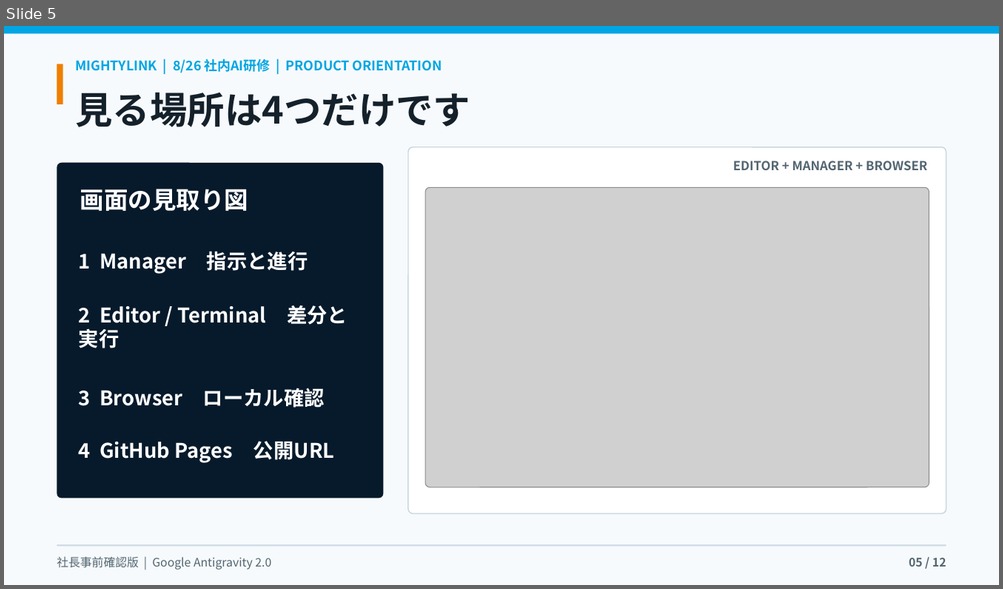
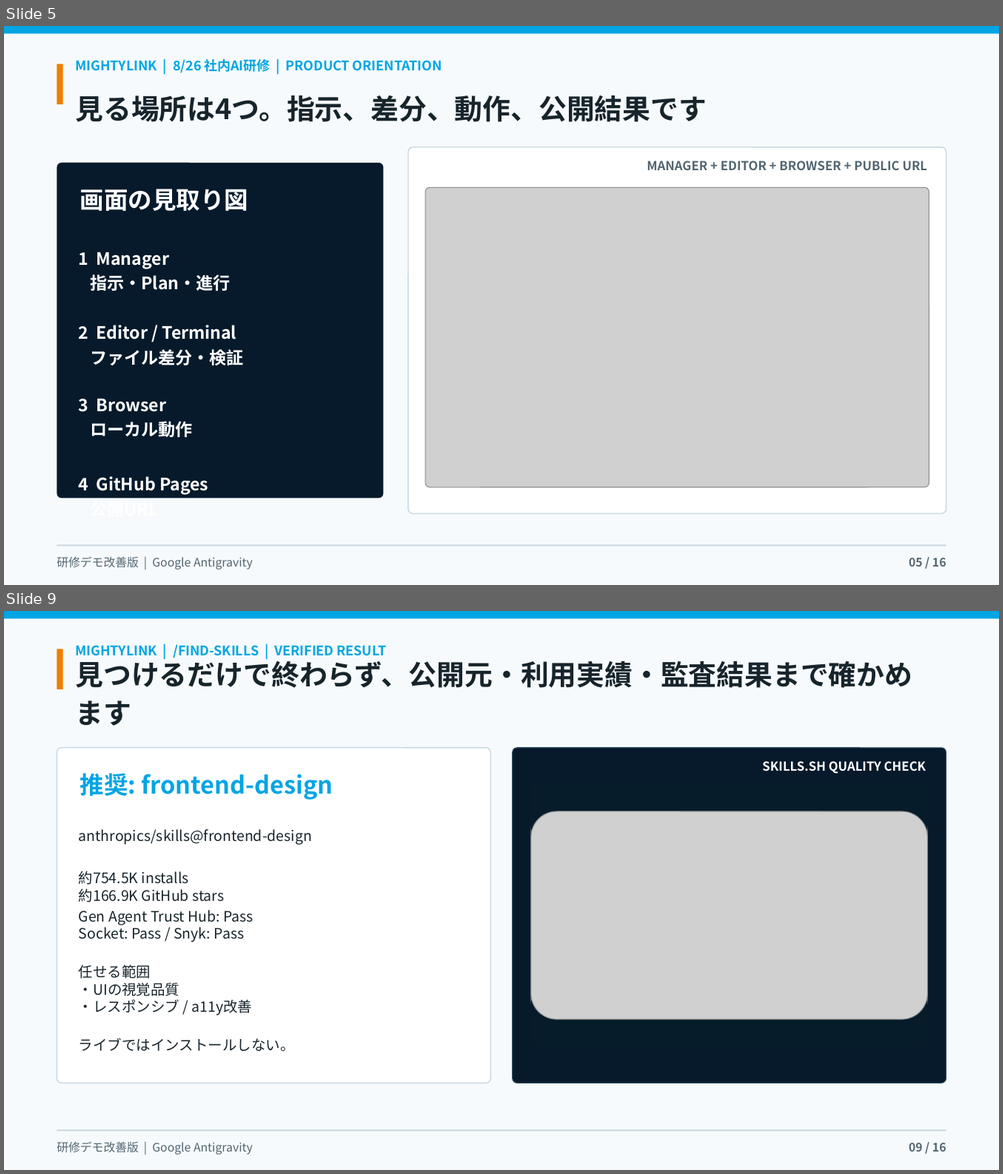
Before and after one commit to kanta13jp1/mighty-link-ai-connect, a slide deck: exports/mighty_skill_bridge_antigravity_user_guide_2026.pptx. Shown one above the other, each under a label of ours: slide 5 before the commit, slides 5 and 9 after it; the slides between them are not shown. The pictures are 1003x589 and 1003x1174 pixels, drawn with LibreOffice and Linux fonts; fonts in the diff are those of the drawing; grey boxes stand for pictures; background and template pictures are left out. Boxes give left, top, right and bottom in pixels: in the first picture for what was removed or moved away, otherwise in the second. Text is boxed around its words. In the diff, an @@ line names an element or a change of style, - is before the commit and + after.

Commit message:
feat: expand Antigravity workshop with skills workflow

```diff
--- a/exports/mighty_skill_bridge_antigravity_user_guide_2026.pptx
+++ b/exports/mighty_skill_bridge_antigravity_user_guide_2026.pptx
@@ slide 9 added at box(4, 611, 999, 1170), background #F7FAFC @@
@@ rectangle added at box(4, 611, 999, 618), fill #00A5E3 @@
@@ rectangle added at box(57, 649, 63, 689), fill #EF7E00 @@
@@ text added at box(76, 644, 387, 658), 12.8 pt, text #00A5E3, bold @@
+MIGHTYLINK | /FIND-SKILLS | VERIFIED RESULT
@@ text added at box(76, 657, 913, 726), 27 pt, text #17242B, bold @@
+見つけるだけで終わらず、公開元・利用実績・監査結果まで確かめます
@@ rounded rectangle added at box(57, 748, 490, 1083), fill #FFFFFF, outline #C9D8E1 1.05 pt, 23.2 pt, text #00A5E3, bold @@
+推奨: frontend-design
@@ rounded rectangle added at box(512, 748, 945, 1083), fill #071A2B, outline #365467 0.75 pt, 12 pt, text #FFFFFF, bold @@
+SKILLS.SH QUALITY CHECK
@@ rounded rectangle added at box(531, 783, 927, 1048), fill #071C2A @@
@@ picture added at box(531, 792, 927, 1039) @@
@@ text added at box(79, 829, 312, 1051), 13.9 pt, text #17242B @@
+anthropics/skills@frontend-design
+約754.5K installs
+約166.9K GitHub stars
+Gen Agent Trust Hub: Pass
+Socket: Pass / Snyk: Pass
+任せる範囲
+・UIの視覚品質
+・レスポンシブ / a11y改善
+ライブではインストールしない。
@@ picture added at box(531, 812, 927, 1020) @@
@@ text added at box(57, 1142, 253, 1155), 11.2 pt, text #526571 @@
+研修デモ改善版 | Google Antigravity
@@ rectangle added at box(57, 1130, 946, 1132), fill #C9D8E1 @@
@@ text added at box(908, 1143, 946, 1152), 11.2 pt, text #526571, bold @@
+09 / 16
@@ slide 5 changed as well @@
@@ text at box(76, 96, 706, 122): text changed; size 36 to 27 pt; text colour #14212B to #17242B @@
-見る場所は4つだけです
+見る場所は4つ。指示、差分、動作、公開結果です
@@ text in rounded rectangle at box(646, 161, 928, 170): text changed @@
-EDITOR + MANAGER + BROWSER
+MANAGER + EDITOR + BROWSER + PUBLIC URL
@@ text at box(79, 252, 243, 521): text changed; size 19.5 to 16.5 pt @@
-1 Manager 指示と進行
-2 Editor / Terminal 差分と実行
-3 Browser ローカル確認
-4 GitHub Pages 公開URL
+1 Manager
+指示・Plan・進行
+2 Editor / Terminal
+ファイル差分・検証
+3 Browser
+ローカル動作
+4 GitHub Pages
+公開URL
@@ text at box(57, 557, 253, 570): text changed @@
-社長事前確認版 | Google Antigravity 2.0
+研修デモ改善版 | Google Antigravity
@@ text at box(908, 558, 946, 567): text changed @@
-05 / 12
+05 / 16
```
Also in this commit, not shown: 9 other slides changed, 5 other slides added, 2 slides removed, 23 other files.
